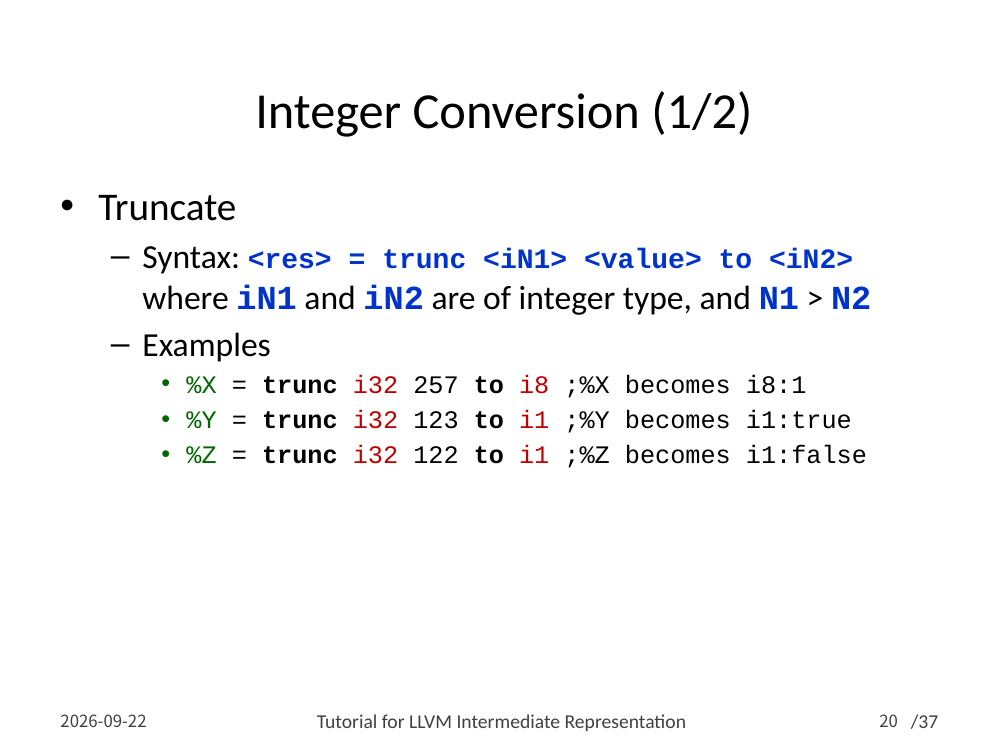
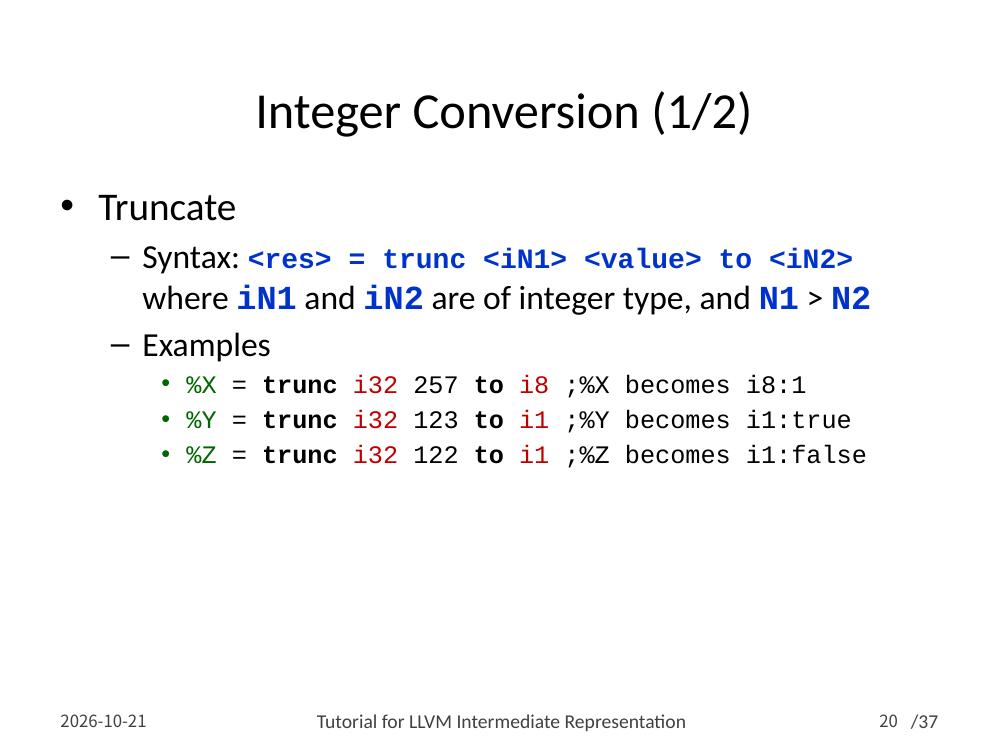
Before and after one commit to swtv-kaist/cs40508-fall26, a slide deck: slide 20 of 3-clang-llvm/lec12-llvm-ir-v5.pptx. Drawn at 1008x756 pixels with LibreOffice and Linux fonts; fonts in the diff are those of the drawing. Boxes give left, top, right and bottom in pixels: in the first picture for what was removed or moved away, otherwise in the second. Text is boxed around its words. In the diff, an @@ line names an element or a change of style, - is before the commit and + after.

```diff
--- a/3-clang-llvm/lec12-llvm-ir-v5.pptx
+++ b/3-clang-llvm/lec12-llvm-ir-v5.pptx
@@ text at box(60, 714, 146, 727): text changed @@
-2026-09-22
+2026-10-21
```
Also in this commit, not shown: 36 other slides changed, 1 other file.
